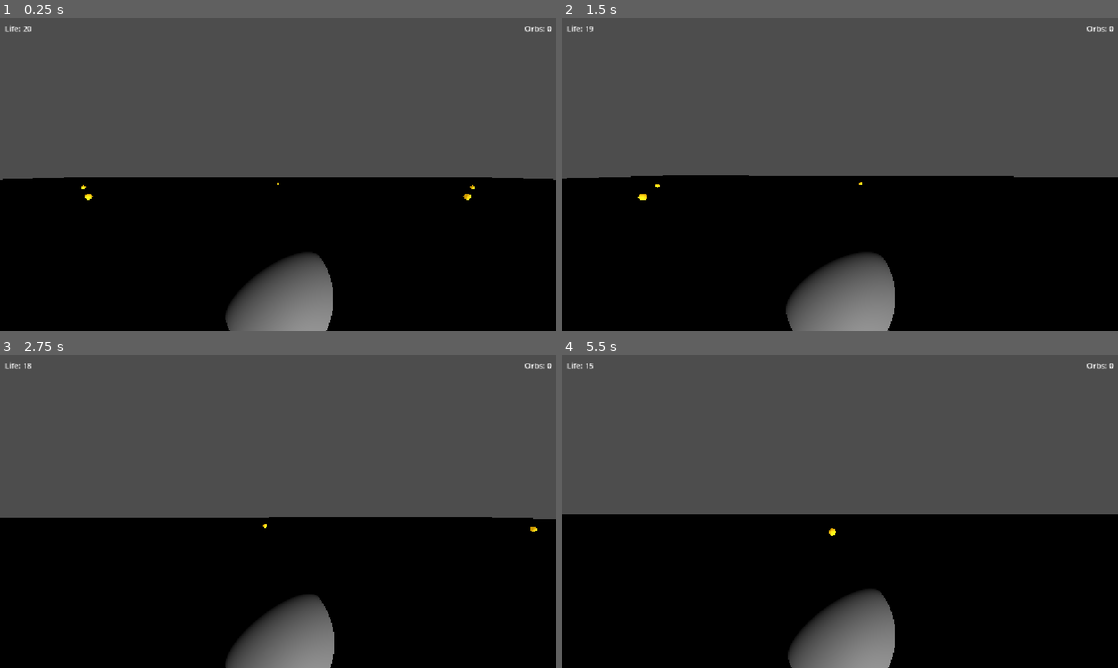
Above: before the commit, frames 1-4 (two rows, left to right).
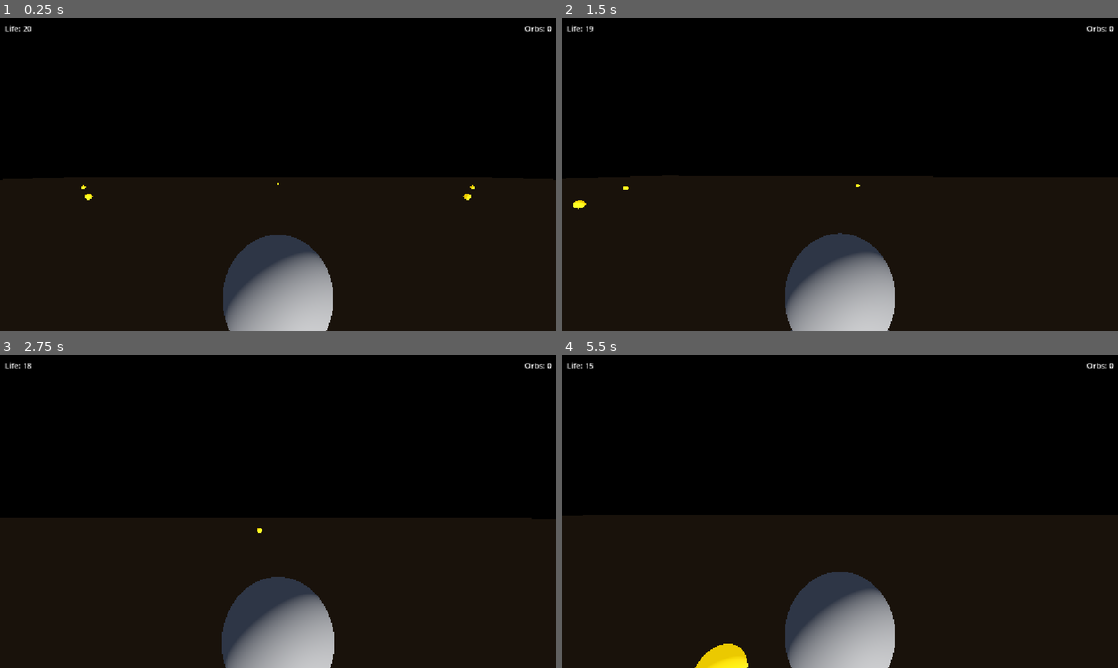
Above: after the commit, the same moments.

Repository: mokko/godothermes
Game: Godot game, scene res://main.tscn
Two runs of this game, one before a commit and one after it. Both use one fixed random seed, a clock stepped at 60 frames per second and the inputs below.
Inputs (mouse positions are in pixels of both pictures, inside the frame that each line leads up to):
- Up to frame 1 (0.25 s): no input
- Up to frame 2 (1.5 s): move the mouse to (867, 174) at 0.52 s; hold Shift 0.53-1.28 s; hold W (move_forward) from 0.53 s (still down); tap Space (jump) at 0.77 s; move the mouse to (812, 174) at 1.27 s; tap Shift at 1.35 s
- Up to frame 3 (2.75 s): keep holding W (move_forward); tap Space (jump) at 1.52 s; move the mouse to (289, 505) at 2.02 s; hold Shift from 2.03 s (still down)
- Up to frame 4 (5.5 s): keep holding W (move_forward); tap Enter at 2.75 s; move the mouse to (834, 517) at 2.77 s; release Shift at 2.78 s; tap Shift at 2.85, 4.35 s; tap Space (jump) at 3.02, 3.77, 4.52 s; move the mouse to (878, 514) at 3.52 s; hold Shift 3.53-4.28 s; move the mouse to (795, 508) at 4.27 s; move the mouse to (845, 511) at 5.02 s; hold Shift from 5.03 s (still down)

The runs differ from the first frame. In frame 1, 100% of the frame differs, in the area x 0-100%, y 0-100%; in frame 2, 100%; in frame 3, 100%; in frame 4, 100%.

Commit message:
Add shift-to-sprint, brighter sun, WorldEnvironment with ambient light
- Hold Shift to run at 2x speed (10 m/s)
- DirectionalLight3D energy 1.0 -> 1.3
- WorldEnvironment with filmic tonemap, ambient light, sky

Diff:
--- a/main.tscn
+++ b/main.tscn
@@ -2,6 +2,13 @@
 
 [ext_resource type="PackedScene" uid="uid://bp1ayer000000" path="res://player.tscn" id="1_player"]
 [ext_resource type="PackedScene" path="res://orb.tscn" id="2_orb"]
+
+[sub_resource type="Environment" id="Env_main"]
+background_mode = 1
+ambient_light_source = 2
+ambient_light_color = Color(0.4, 0.45, 0.55, 1)
+ambient_light_energy = 0.6
+tonemap_mode = 2
 
 [sub_resource type="StandardMaterial3D" id="GroundMaterial"]
 albedo_color = Color(0.35, 0.25, 0.15, 1)
@@ -14,8 +21,12 @@
 
 [node name="Main" type="Node3D" unique_id=2073018650]
 
+[node name="WorldEnvironment" type="WorldEnvironment" parent="." unique_id=1709939004]
+environment = SubResource("Env_main")
+
 [node name="DirectionalLight3D" type="DirectionalLight3D" parent="." unique_id=892400352]
 transform = Transform3D(0.8320503, 0.2769187, 0.48063323, 0, 0.8664739, -0.49922234, -0.5547002, 0.4153781, 0.7209499, 0, 10, 0)
+light_energy = 1.3
 
 [node name="Ground" type="MeshInstance3D" parent="." unique_id=679545094]
 material_override = SubResource("GroundMaterial")
--- a/player.gd
+++ b/player.gd
@@ -7,8 +7,8 @@
 const ORB_HEAL = 15.0
 const MOUSE_SENSITIVITY = 0.002
 const ZOOM_SPEED = 5.0
-const FOV_MIN = 30.0
-const FOV_MAX = 110.0
+const FOV_MIN = 50.0
+const FOV_MAX = 150.0
 const FOV_DEFAULT = 75.0
 
 var gravity: float = ProjectSettings.get_setting("physics/3d/default_gravity")
@@ -81,12 +81,16 @@
 	var input_dir := Input.get_vector("move_left", "move_right", "move_back", "move_forward")
 	var direction := (transform.basis * Vector3(input_dir.x, 0, -input_dir.y)).normalized()
 
+	var current_speed := SPEED
+	if Input.is_physical_key_pressed(KEY_SHIFT):
+		current_speed = SPEED * 2.0
+
 	if direction:
-		velocity.x = direction.x * SPEED
-		velocity.z = direction.z * SPEED
+		velocity.x = direction.x * current_speed
+		velocity.z = direction.z * current_speed
 	else:
-		velocity.x = move_toward(velocity.x, 0.0, SPEED)
-		velocity.z = move_toward(velocity.z, 0.0, SPEED)
+		velocity.x = move_toward(velocity.x, 0.0, current_speed)
+		velocity.z = move_toward(velocity.z, 0.0, current_speed)
 
 	move_and_slide()
 
